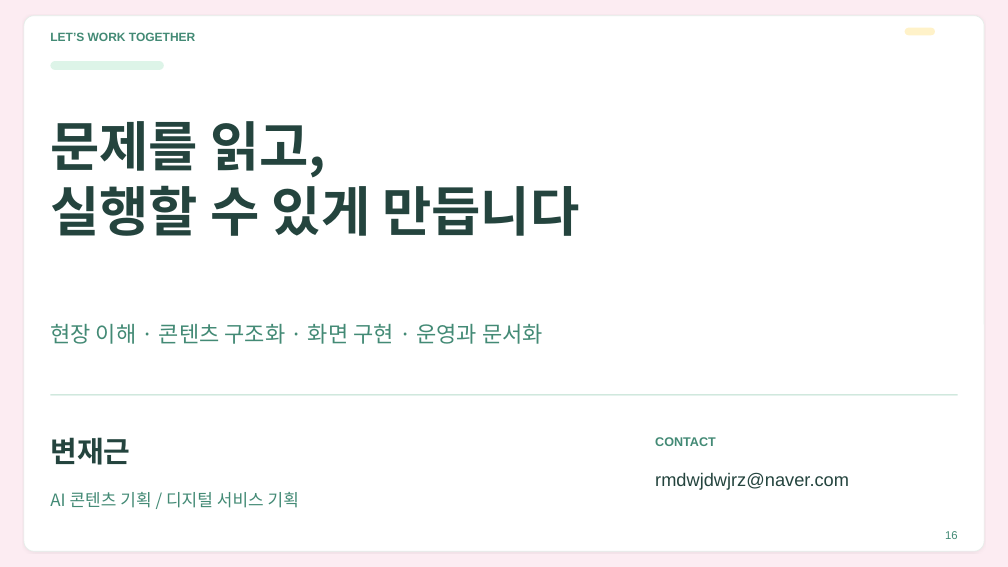
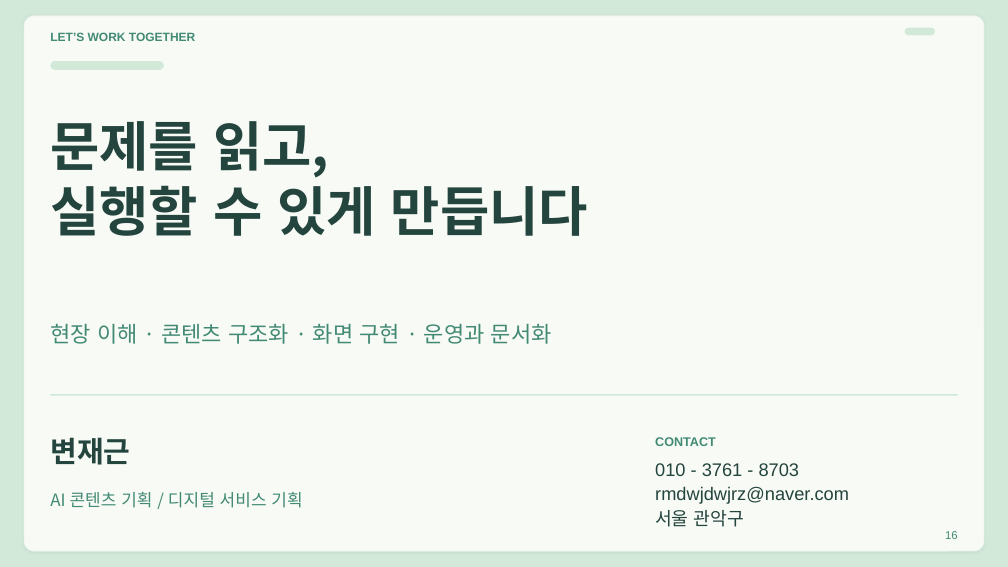
Before and after one commit to Jack-the-Ace/remind, a slide deck: slide 16 of 참고자료/취뽀/candidate_v4.pptx. Drawn at 1008x567 pixels with LibreOffice and Linux fonts; fonts in the diff are those of the drawing. Boxes give left, top, right and bottom in pixels: in the first picture for what was removed or moved away, otherwise in the second. Text is boxed around its words. In the diff, an @@ line names an element or a change of style, - is before the commit and + after.

```diff
--- a/참고자료/취뽀/candidate_v4.pptx
+++ b/참고자료/취뽀/candidate_v4.pptx
@@ background #FCECF2 to #D2E9DA @@
@@ rounded rectangle at (24, 16, 984, 551): fill #FFFFFF to #F7FAF5 @@
@@ rounded rectangle at (905, 28, 935, 35): fill #FFF2C9 to #D2E9DA @@
@@ text at (655, 463, 800, 476): paragraph added @@
+010 - 3761 - 8703
@@ text "010 - 3761 - 8703": place and size @@
-text "010 - 3761 - 8703" at (655, 472, 849, 490)
+text "010 - 3761 - 8703" at (655, 463, 849, 527)
@@ text at (655, 486, 849, 504): more space between paragraphs @@
@@ text at (655, 510, 744, 527): paragraph added @@
+서울 관악구
```
Also in this commit, not shown: 15 other slides changed, 24 other files.
